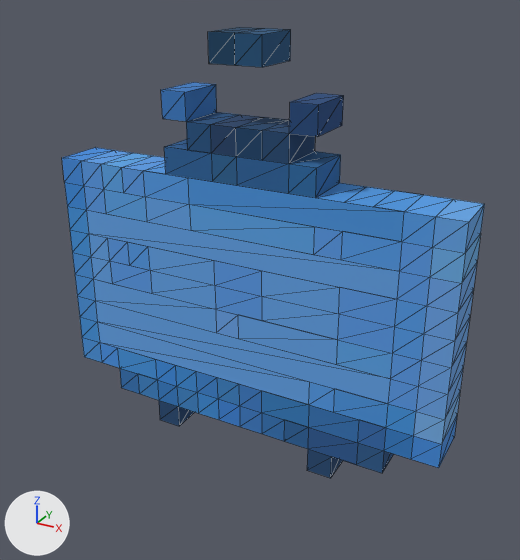
Renders of the glTF model assets/generated/props/railway-blue.glb from each side of a commit.
Before and after are seen from a 50 mm lens placed at (12.35, -21.79, 18.01), pointed at (0.46, -0.15, 7.2). The axes (+X, +Y, +Z) are drawn at lower left. The lights are the same throughout. The picture after the commit comes second. Mesh edges are drawn as thin lines. Vertices at exactly the same position are counted once.

In view in the first picture: 'prop'.
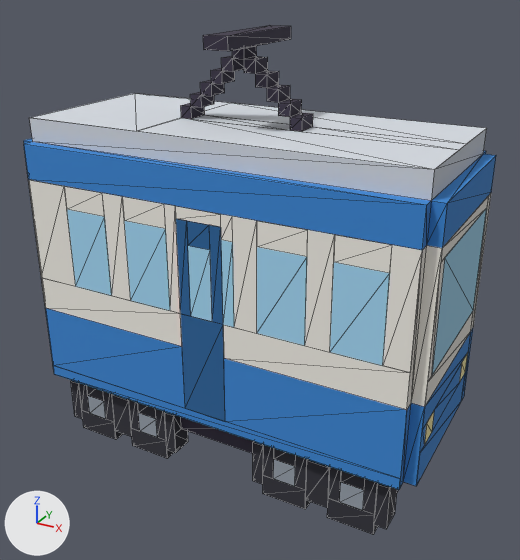
The change, as a list of edits to the scene's bpy script:
```text
Change me_prop:
    used by ob_prop; location = (0.0, 0.0, 0.0)
    remove me_prop.from_pydata(...)  # 314 vertices, 528 faces; spans x -8.0..8.0, y -1.0..1.0, z 0.0..16.0
    add me_prop.from_pydata(...)  # 587 vertices, 794 faces; spans x -7.8..7.8, y -3.5..3.5, z 0.0..16.0
    me_prop part 1: the loose piece of 302 vertices spanning x -8.0..8.0, y -1.0..1.0, z 0.0..14.0 is rebuilt with 587 vertices and now spans x -7.8..7.8, y -3.5..3.5, z 0.0..16.0
    me_prop part 2: the loose piece of 12 vertices spanning x -1.0..1.0, y -1.0..1.0, z 15.0..16.0 is deleted
```

What differs and where, as boxes (x1, y1, x2, y2) in the pictures (520 x 560 px):
'prop', reshaped (12% wider, 13% taller)
    before: (62, 27, 485, 478)
    after: (24, 25, 496, 534)
part 1 of me_prop, rebuilt (12% wider, 28% taller)
    before: (62, 82, 485, 478)
    after: (24, 25, 496, 534)
part 2 of me_prop, deleted (blue)
    before: (208, 27, 291, 67)
